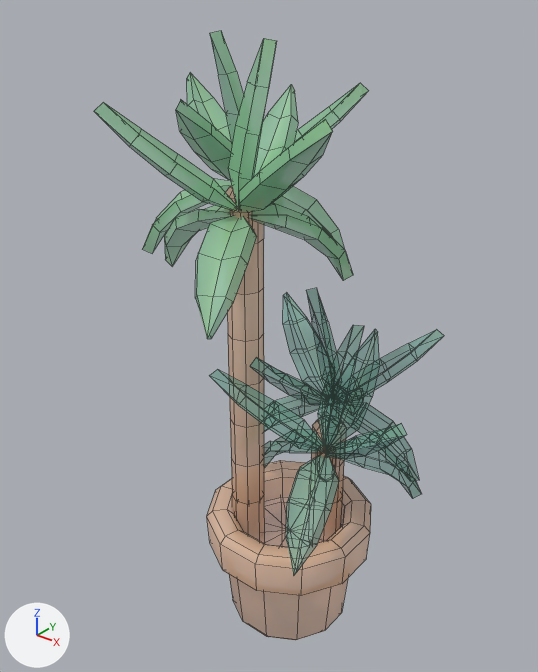
The FBX model Assets/Models/Tiny Treats plants/yucca_plant_small_potted.fbx: old version first, new version second.
The view is the same before and after, from a 50 mm lens placed at (1.109, -1.49, 1.882), pointed at (-0.086, 0.004, 0.956). The axes (+X, +Y, +Z) are drawn at lower left. The lights are the same throughout. Mesh edges are drawn as thin lines. Objects named as collision shapes, trigger or cutter boxes, shadow casters or lower levels of detail are left out. Where no turn or scale is listed for an object, it has been applied to the vertices.

Objects in the first picture: 'yucca_plant_small_potted'.
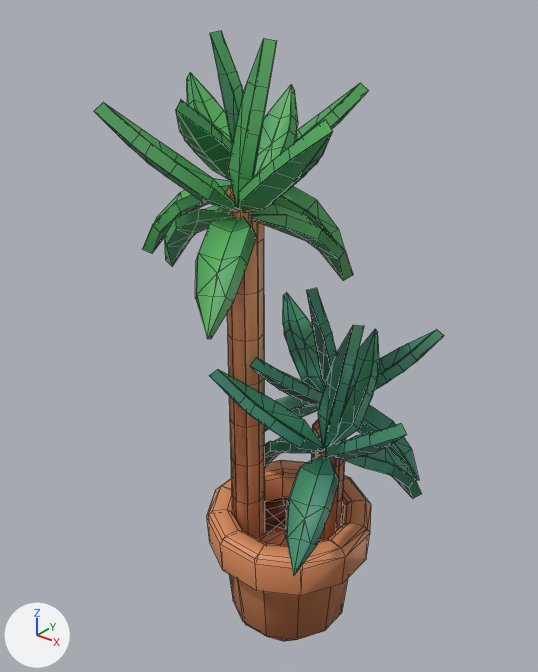
Boxes (x1, y1, x2, y2) around the edits, measured in the pictures (538 x 672 px):
'yucca_plant_small_potted', surface changed
    both: (94, 31, 444, 640)
'yucca_plant_small_potted_LOD1', added (green)
    after: (94, 31, 436, 641)

Patch to the scene script:
```diff
--- a/Assets/Models/Tiny Treats plants/yucca_plant_small_potted.fbx.py
+++ b/Assets/Models/Tiny Treats plants/yucca_plant_small_potted.fbx.py
@@ img_tiny_treats_texture_1_png @@
-img_tiny_treats_texture_1_png = load_image('tiny_treats_texture_1.png', 'tiny_treats_texture_1.png', 1024, 1024, 'Non-Color')
+img_tiny_treats_texture_1_png = load_image('tiny_treats_texture_1.png', 'tiny_treats_texture_1.png', 1024, 1024, 'sRGB')
@@ mat_tiny_treats_1 @@
 n0 = _N.new('ShaderNodeBsdfPrincipled'); n0.name = 'Principled BSDF'
 n2 = _N.new('ShaderNodeTexImage'); n2.name = 'Image Texture'
 n2.image = img_tiny_treats_texture_1_png
-n3 = _N.new('ShaderNodeTexImage'); n3.name = 'Image Texture.001'
-n3.image = img_tiny_treats_texture_1_png
 _L.new(n2.outputs[0], n0.inputs[0])  # 'Color' to 'Base Color'
-_L.new(n3.outputs[0], n0.inputs[4])  # 'Color' to 'Alpha'
 _L.new(n0.outputs[0], n1.inputs[0])  # 'BSDF' to 'Surface'
+_L.new(n2.outputs[1], n0.inputs[4])  # 'Alpha' to 'Alpha'
@@ me_yucca_plant_small_potted_001 @@
+me_yucca_plant_small_potted_001.from_pydata(...)  # 601 vertices, 778 faces; spans x -0.5..0.45, y -0.45..0.46, z 0.0..1.76
+me_yucca_plant_small_potted_001.materials.append(mat_tiny_treats_1)  # picture img_tiny_treats_texture_1_png
@@ ob_yucca_plant_small_potted_lod1 @@
+ob_yucca_plant_small_potted_lod1 = bpy.data.objects.new('yucca_plant_small_potted_LOD1', me_yucca_plant_small_potted_001)
+ob_yucca_plant_small_potted_lod1.location = (0.0, 0.0, 0.0)
```
